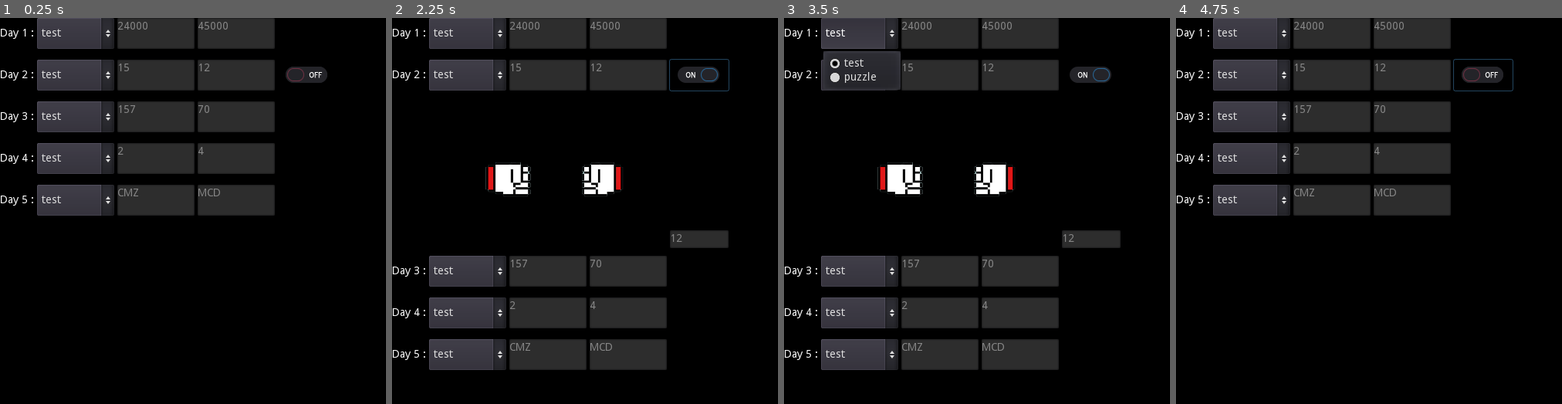
Above: before the commit, frames 1-4 (left to right).
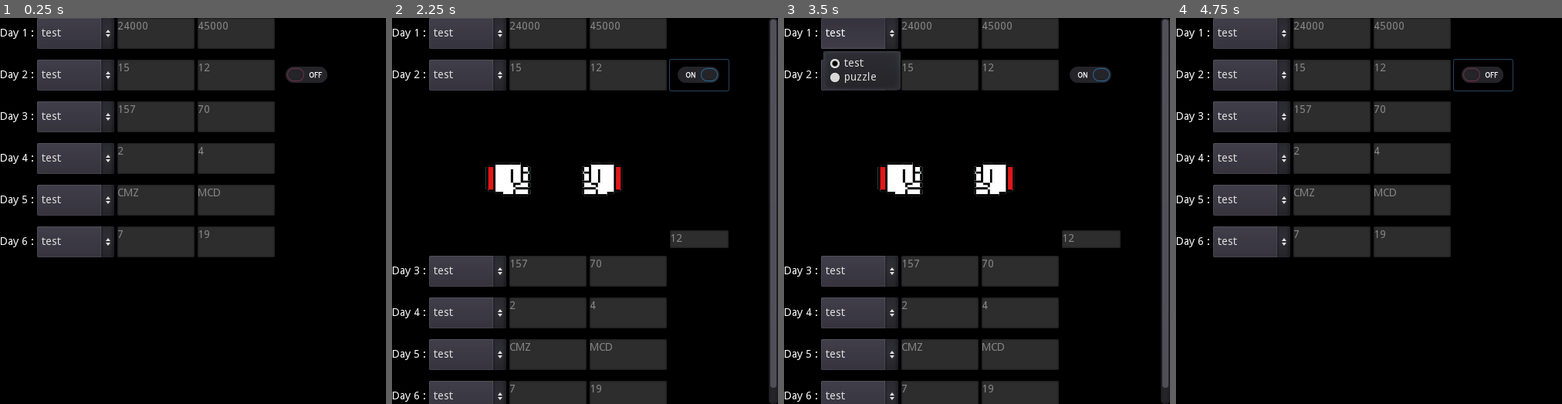
Above: after the commit, the same moments.

Repository: MelanieGEFFRE/AdventOfCode2022
Game: Godot game, scene res://Main.tscn
The game is run twice, just before and just after one commit, with the same random seed, the same clock (stepped at 60 frames per second) and the same inputs.
Inputs (mouse positions are in pixels of both pictures, inside the frame that each line leads up to):
- Up to frame 1 (0.25 s): no input
- Up to frame 2 (2.25 s): click "test" at 0.5 s; click (700, 75) at 1.25 s; click (700, 75) at 2 s
- Up to frame 3 (3.5 s): click "test" at 2.75 s
- Up to frame 4 (4.75 s): click "test" at 3.5 s; click (1484, 75) at 4.25 s

The runs differ from the first frame. In frame 1, 4.9% of the frame differs, in the area x 0-72%, y 54-62%; in frame 2, 6.1%, in the area x 0-100%, y 0-100%; in frame 3, 6.1%; in frame 4, 4.9%.

Commit message:
day 6

Diff:
--- a/project/Main.tscn
+++ b/project/Main.tscn
@@ -1,10 +1,11 @@
-[gd_scene load_steps=6 format=2]
+[gd_scene load_steps=7 format=2]
 
 [ext_resource path="res://day1/day1.tscn" type="PackedScene" id=1]
 [ext_resource path="res://day2/day2.tscn" type="PackedScene" id=2]
 [ext_resource path="res://day3/day3.tscn" type="PackedScene" id=3]
 [ext_resource path="res://day4/day4.tscn" type="PackedScene" id=4]
 [ext_resource path="res://day5/day5.tscn" type="PackedScene" id=5]
+[ext_resource path="res://day6/day6.tscn" type="PackedScene" id=6]
 
 [node name="Node" type="Node"]
 
@@ -19,7 +20,7 @@
 
 [node name="VBoxContainer" type="VBoxContainer" parent="ScrollContainer"]
 margin_right = 50.0
-margin_bottom = 266.0
+margin_bottom = 320.0
 
 [node name="day1" parent="ScrollContainer/VBoxContainer" instance=ExtResource( 1 )]
 anchor_right = 0.0
@@ -54,3 +55,10 @@
 margin_top = 216.0
 margin_right = 50.0
 margin_bottom = 266.0
+
+[node name="day6" parent="ScrollContainer/VBoxContainer" instance=ExtResource( 6 )]
+anchor_right = 0.0
+anchor_bottom = 0.0
+margin_top = 270.0
+margin_right = 50.0
+margin_bottom = 320.0
--- /dev/null
+++ b/project/day6/day6.gd
@@ -0,0 +1,43 @@
+extends Node
+
+
+# Declare member variables here. Examples:
+# var a = 2
+# var b = "text"
+
+# Called when the node enters the scene tree for the first time.
+func _ready():
+	$HBoxContainer/OptionButton.add_item("test", 0)
+	$HBoxContainer/OptionButton.add_item("puzzle", 1)
+	#$HBoxContainer/OptionButton.add_item("message", 2)
+
+	$HBoxContainer/OptionButton.connect("item_selected", self, "_process_with_input")
+
+	_process_with_input(0)
+
+func _process_with_input(index):
+	var input_file = File.new()
+	input_file.open("res://input/6/"+$HBoxContainer/OptionButton.get_item_text(index)+".txt", File.READ)
+
+	var textFile = input_file.get_as_text()
+
+
+	$HBoxContainer/puzzle_1.text = str(_find_char(textFile, 4))
+	$HBoxContainer/puzzle_2.text = str(_find_char(textFile, 14))
+
+func _find_char(text, nbCharUnique):
+	var position = nbCharUnique
+	var found_position = false
+
+	var i = 0
+	while i <= text.length()-4:
+		var found_twice = false
+		var stringToAnalyse = text.substr(i, nbCharUnique)
+		for character in stringToAnalyse:
+			if stringToAnalyse.count(character, 0, stringToAnalyse.length()) > 1:
+				found_twice = true
+		if !found_twice && !found_position:
+			position += i
+			break
+		i+=1
+	return position
--- /dev/null
+++ b/project/day6/day6.tscn
@@ -0,0 +1,42 @@
+[gd_scene load_steps=2 format=2]
+
+[ext_resource path="res://day6/day6.gd" type="Script" id=1]
+
+[node name="Node" type="Control"]
+anchor_right = 1.0
+anchor_bottom = 1.0
+rect_min_size = Vector2( 50, 50 )
+script = ExtResource( 1 )
+
+[node name="HBoxContainer" type="HBoxContainer" parent="."]
+margin_right = 356.0
+margin_bottom = 20.0
+rect_min_size = Vector2( 0, 40 )
+
+[node name="Label" type="Label" parent="HBoxContainer"]
+margin_top = 13.0
+margin_right = 44.0
+margin_bottom = 27.0
+text = "Day 6 :"
+
+[node name="OptionButton" type="OptionButton" parent="HBoxContainer"]
+margin_left = 48.0
+margin_right = 148.0
+margin_bottom = 40.0
+rect_min_size = Vector2( 100, 0 )
+
+[node name="puzzle_1" type="TextEdit" parent="HBoxContainer"]
+margin_left = 152.0
+margin_right = 252.0
+margin_bottom = 40.0
+rect_min_size = Vector2( 100, 0 )
+text = "Test"
+readonly = true
+
+[node name="puzzle_2" type="TextEdit" parent="HBoxContainer"]
+margin_left = 256.0
+margin_right = 356.0
+margin_bottom = 40.0
+rect_min_size = Vector2( 100, 0 )
+text = "Test"
+readonly = true
Not shown, added: project/input/6/puzzle.txt
Not shown, added: project/input/6/test.txt
